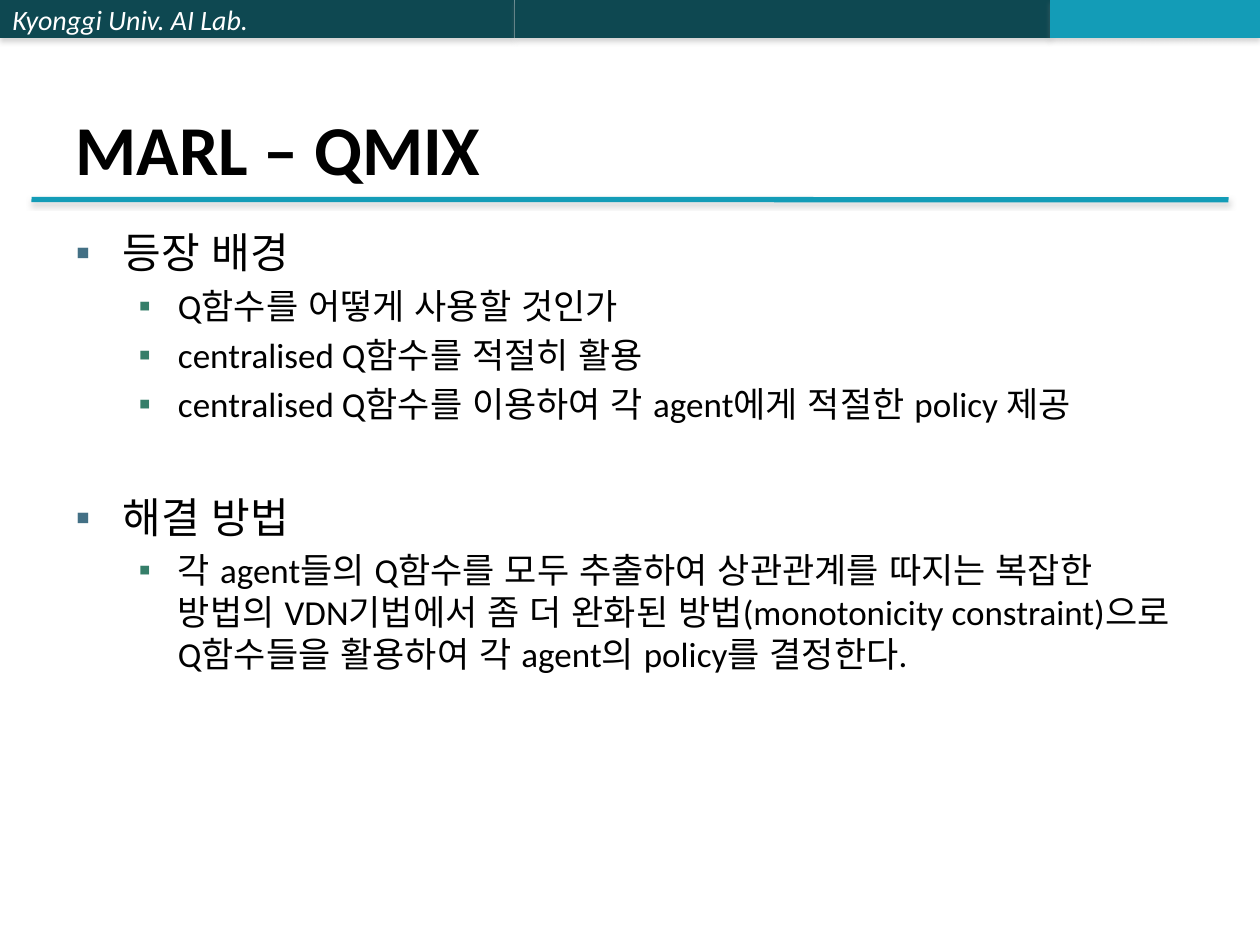
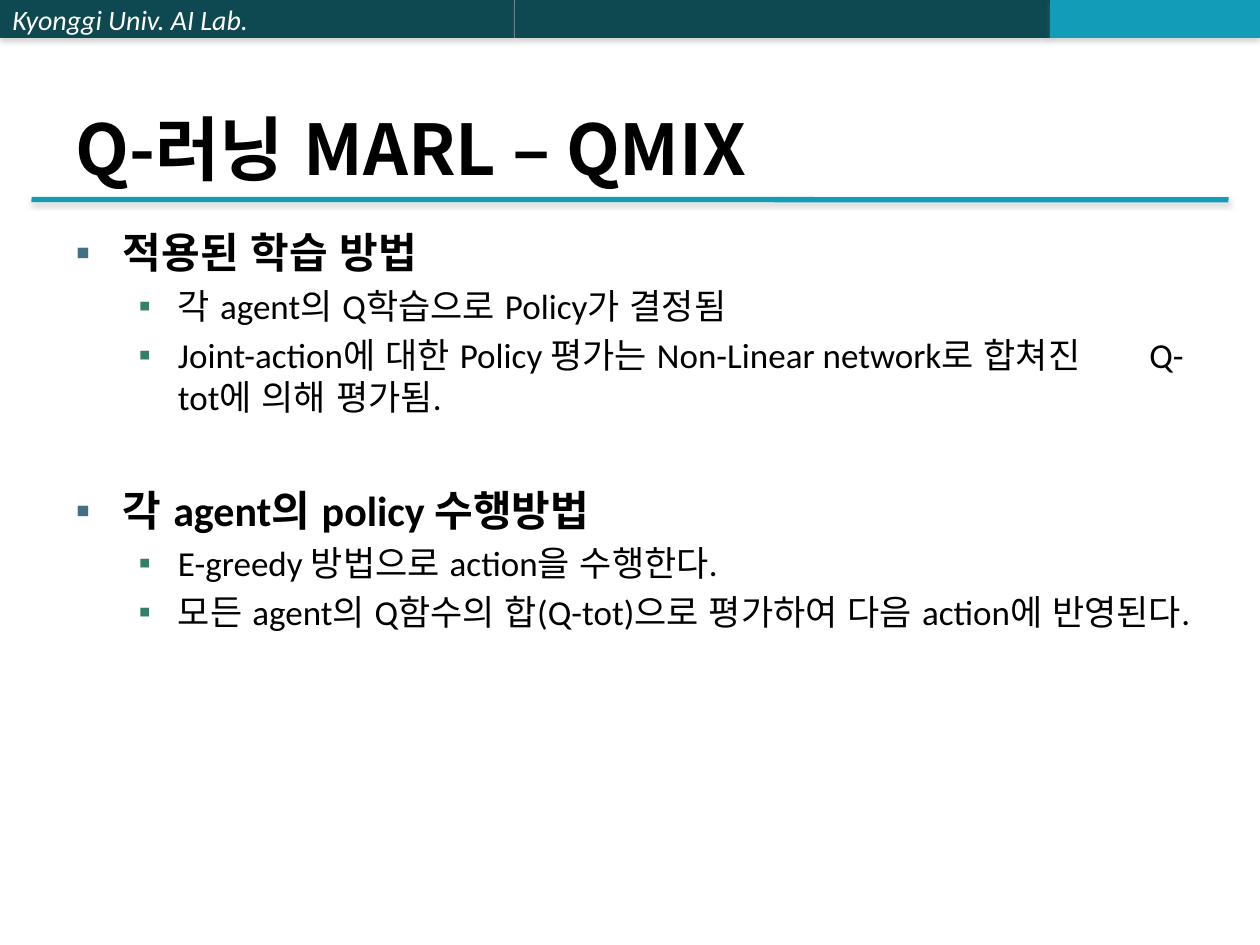
Before and after one commit to jk96491/PapersSeminar, a slide deck: slide 5 of Multi_Agent/ETC/PPTX/MARL 알고리즘 비교 분석.pptx (slide 13 before the commit). Drawn at 1260x945 pixels with LibreOffice and Linux fonts; fonts in the diff are those of the drawing. Boxes give left, top, right and bottom in pixels: in the first picture for what was removed or moved away, otherwise in the second. Text is boxed around its words. In the diff, an @@ line names an element or a change of style, - is before the commit and + after.

```diff
--- a/Multi_Agent/ETC/PPTX/MARL 알고리즘 비교 분석.pptx
+++ b/Multi_Agent/ETC/PPTX/MARL 알고리즘 비교 분석.pptx
@@ title at bbox=[76, 116, 747, 189]: text changed; font Calibri to Noto Sans CJK KR @@
-MARL – QMIX
+Q-러닝 MARL – QMIX
@@ text at bbox=[123, 232, 1190, 631]: text changed @@
-▪ 등장 배경
-  ▪ Q함수를 어떻게 사용할 것인가
-  ▪ centralised Q함수를 적절히 활용
-  ▪ centralised Q함수를 이용하여 각 agent에게 적절한 policy 제공
-▪ 해결 방법
-  ▪ 각 agent들의 Q함수를 모두 추출하여 상관관계를 따지는 복잡한 방법의 VDN기법에서 좀 더 완화된 방법(monotonicity constraint)으로 Q함수들을 활용하여 각 agent의 policy를 결정한다.
+▪ 적용된 학습 방법
+  ▪ 각 agent의 Q학습으로 Policy가 결정됨
+  ▪ Joint-action에 대한 Policy 평가는 Non-Linear network로 합쳐진 Q-tot에 의해 평가됨.
+▪ 각 agent의 policy 수행방법
+  ▪ E-greedy 방법으로 action을 수행한다.
+  ▪ 모든 agent의 Q함수의 합(Q-tot)으로 평가하여 다음 action에 반영된다.
```
Also in this commit, not shown: 7 other slides changed, 6 slides added, 6 slides removed.
